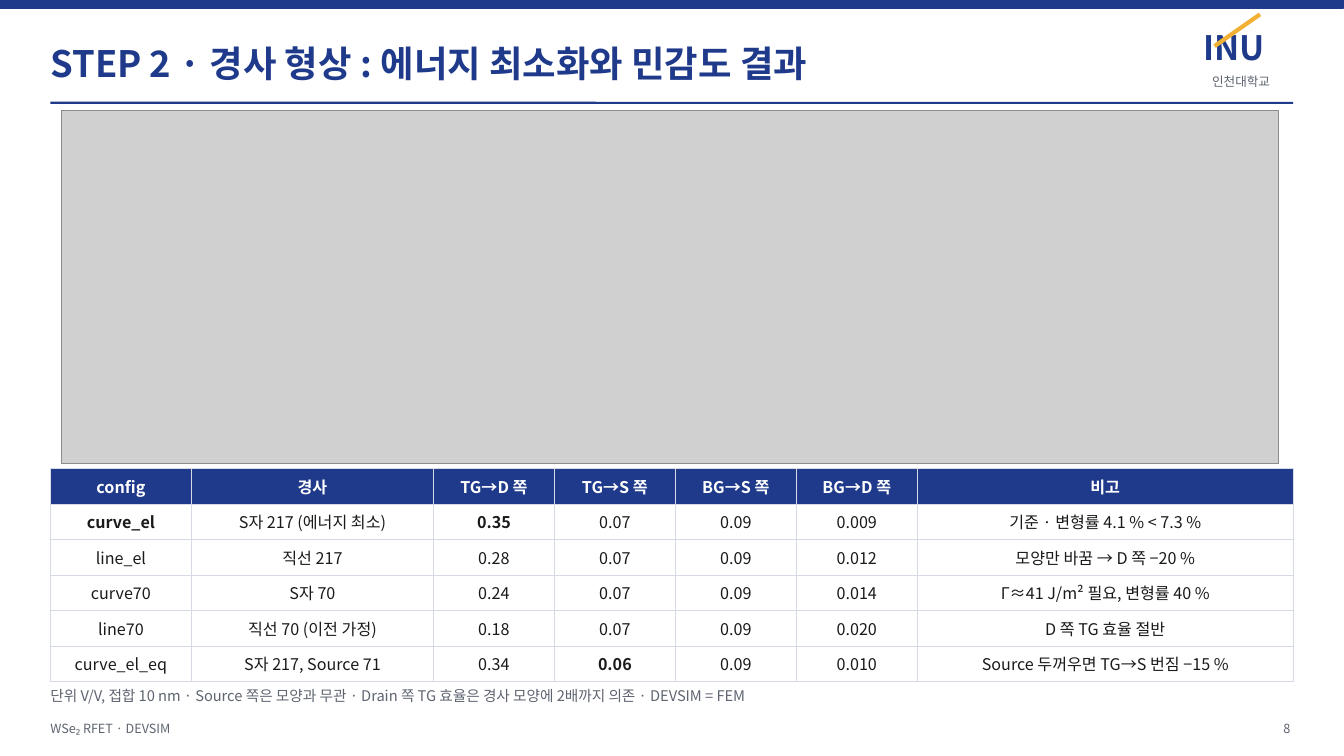
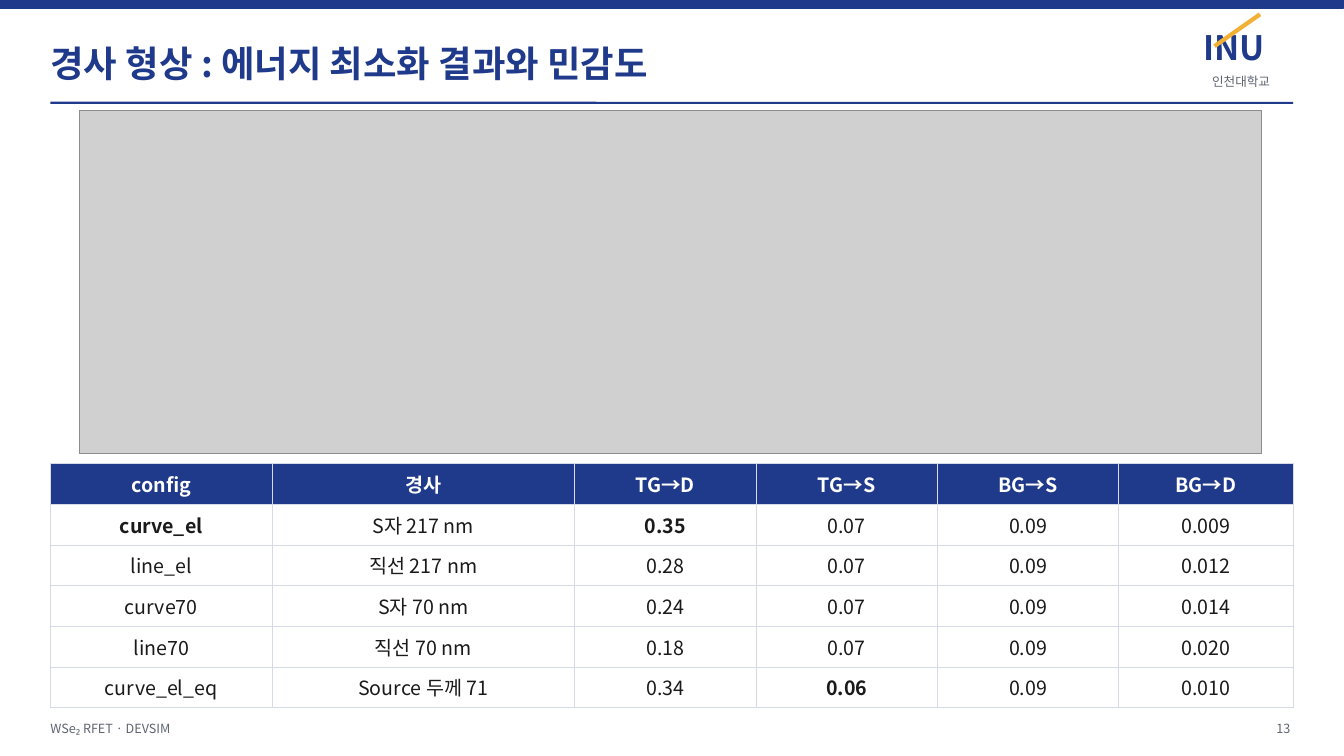
Before and after one commit to jiseonyang-9070/rfet, a slide deck: slide 13 of slides/RFET_progress_INU.pptx (slide 8 before the commit). Drawn at 1344x756 pixels with LibreOffice and Linux fonts; fonts in the diff are those of the drawing; grey boxes stand for pictures. Boxes give left, top, right and bottom in pixels: in the first picture for what was removed or moved away, otherwise in the second. Text is boxed around its words. In the diff, an @@ line names an element or a change of style, - is before the commit and + after.

```diff
--- a/slides/RFET_progress_INU.pptx
+++ b/slides/RFET_progress_INU.pptx
@@ text at (x1=50, y1=46, x2=647, y2=81): text changed @@
-STEP 2 · 경사 형상 : 에너지 최소화와 민감도 결과
+경사 형상 : 에너지 최소화 결과와 민감도
@@ picture resized from (x1=62, y1=111, x2=1278, y2=464) to (x1=80, y1=111, x2=1262, y2=454) @@
@@ table at (x1=50, y1=464, x2=1294, y2=704) @@
-column 2: 경사 | S자 217 (에너지 최소) | 직선 217 | S자 70 | 직선 70 (이전 가정) | S자 217, Source 71
-column 3: TG→D 쪽 | 0.35 | 0.28 | 0.24 | 0.18 | 0.34
-column 4: TG→S 쪽 | 0.07 | 0.07 | 0.07 | 0.07 | 0.06
-column 5: BG→S 쪽 | 0.09 | 0.09 | 0.09 | 0.09 | 0.09
-column 6: BG→D 쪽 | 0.009 | 0.012 | 0.014 | 0.020 | 0.010
-column 7: 비고 | 기준 · 변형률 4.1 % < 7.3 % | 모양만 바꿈 → D 쪽 −20 % | Γ≈41 J/m² 필요, 변형률 40 % | D 쪽 TG 효율 절반 | Source 두꺼우면 TG→S 번짐 −15 %
+column 2: 경사 | S자 217 nm | 직선 217 nm | S자 70 nm | 직선 70 nm | Source 두께 71
+column 3: TG→D | 0.35 | 0.28 | 0.24 | 0.18 | 0.34
+column 4: TG→S | 0.07 | 0.07 | 0.07 | 0.07 | 0.06
+column 5: BG→S | 0.09 | 0.09 | 0.09 | 0.09 | 0.09
+column 6: BG→D | 0.009 | 0.012 | 0.014 | 0.020 | 0.010
@@ table resized from (x1=50, y1=469, x2=1294, y2=678) to (x1=50, y1=464, x2=1294, y2=704) @@
@@ text removed at (x1=50, y1=688, x2=746, y2=704) @@
-단위 V/V, 접합 10 nm · Source 쪽은 모양과 무관 · Drain 쪽 TG 효율은 경사 모양에 2배까지 의존 · DEVSIM = FEM
@@ page number at (x1=1276, y1=723, x2=1290, y2=733): text changed @@
-8
+13
```
Also in this commit, not shown: 15 other slides changed, 5 slides added, 2 slides removed, 23 other files.
